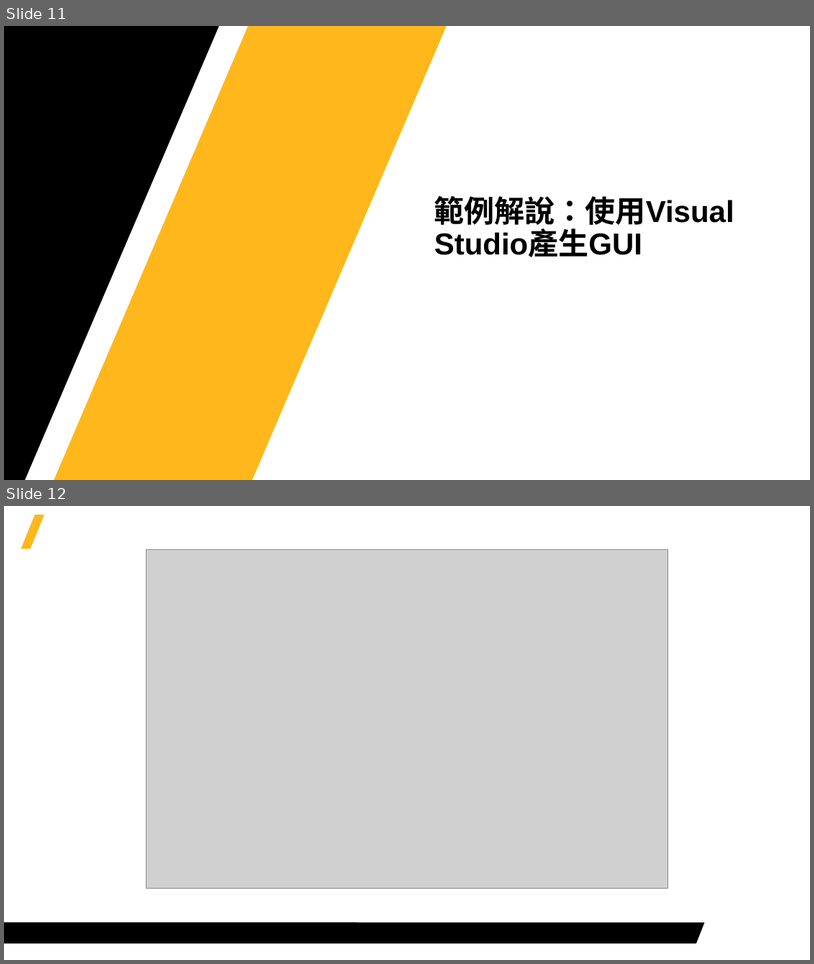
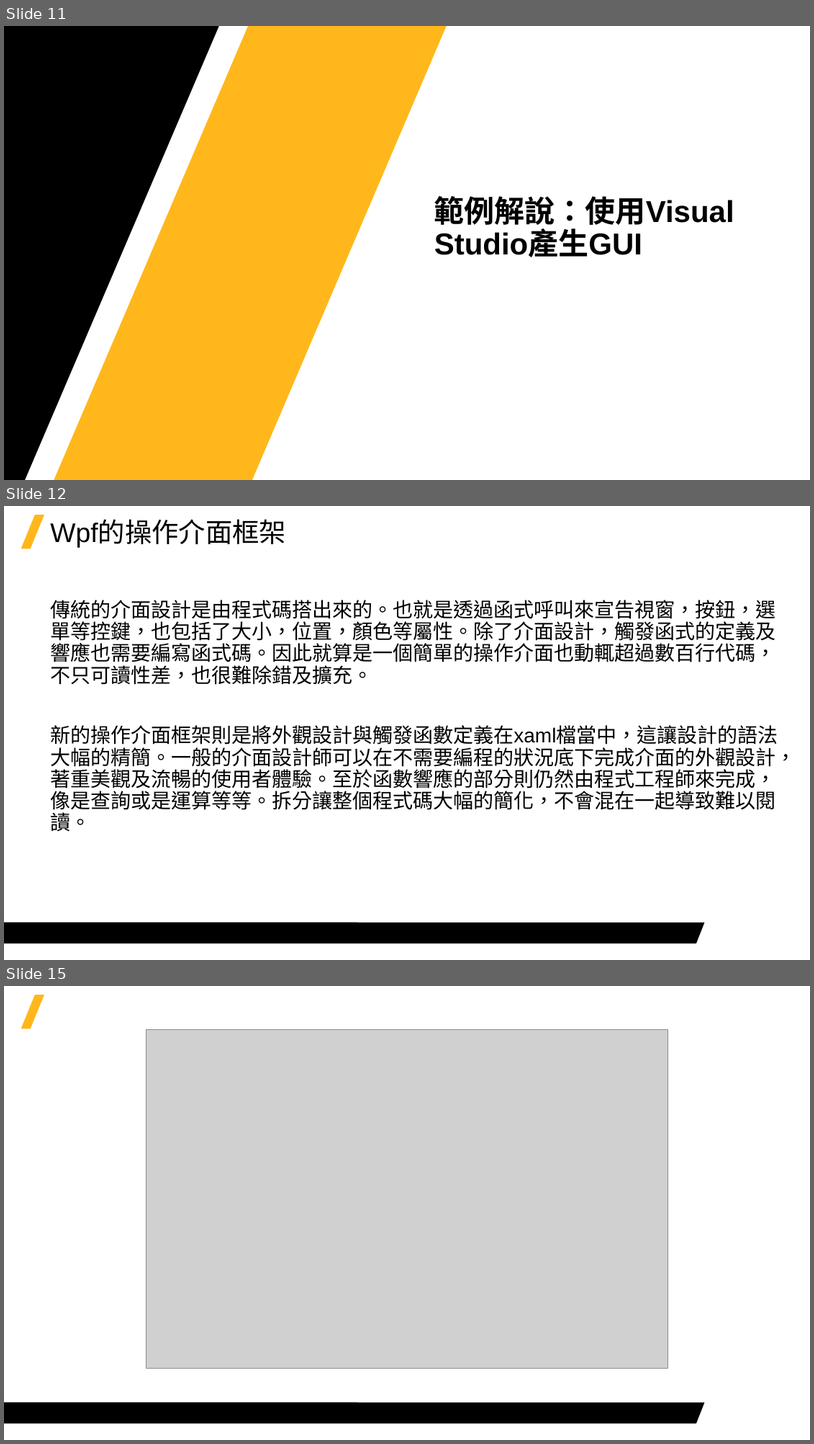
Before and after one commit to Jerrick-cheng/AEDT-Automation-Camp, a slide deck: 上課教材/Week5.pptx. Shown one above the other, each under a label of ours: slides 11 and 12 before the commit, slides 11, 12 and 15 after it; the slides between them are not shown. The pictures are 814x964 and 814x1444 pixels, drawn with LibreOffice and Linux fonts; fonts in the diff are those of the drawing; grey boxes stand for pictures; background and template pictures are left out. Boxes give left, top, right and bottom in pixels: in the first picture for what was removed or moved away, otherwise in the second. Text is boxed around its words. In the diff, an @@ line names an element or a change of style, - is before the commit and + after.

```diff
--- a/上課教材/Week5.pptx
+++ b/上課教材/Week5.pptx
@@ slide 12 added at (x1=4, y1=506, x2=810, y2=960), background #FFFFFF; not listed: 2 template elements that a slide beside it also shows @@
@@ title added at (x1=50, y1=520, x2=286, y2=547), 32 pt, text #000000 @@
+Wpf的操作介面框架
@@ text added at (x1=50, y1=600, x2=796, y2=831), 24 pt, text #000000 @@
+傳統的介面設計是由程式碼搭出來的。也就是透過函式呼叫來宣告視窗，按鈕，選單等控鍵，也包括了大小，位置，顏色等屬性。除了介面設計，觸發函式的定義及響應也需要編寫函式碼。因此就算是一個簡單的操作介面也動輒超過數百行代碼，不只可讀性差，也很難除錯及擴充。
+新的操作介面框架則是將外觀設計與觸發函數定義在xaml檔當中，這讓設計的語法大幅的精簡。一般的介面設計師可以在不需要編程的狀況底下完成介面的外觀設計，著重美觀及流暢的使用者體驗。至於函數響應的部分則仍然由程式工程師來完成，像是查詢或是運算等等。拆分讓整個程式碼大幅的簡化，不會混在一起導致難以閱讀。
@@ what was slide 12 is now slide 15 @@
```
Also in this commit, not shown: 2 other slides added, 1 other file.
